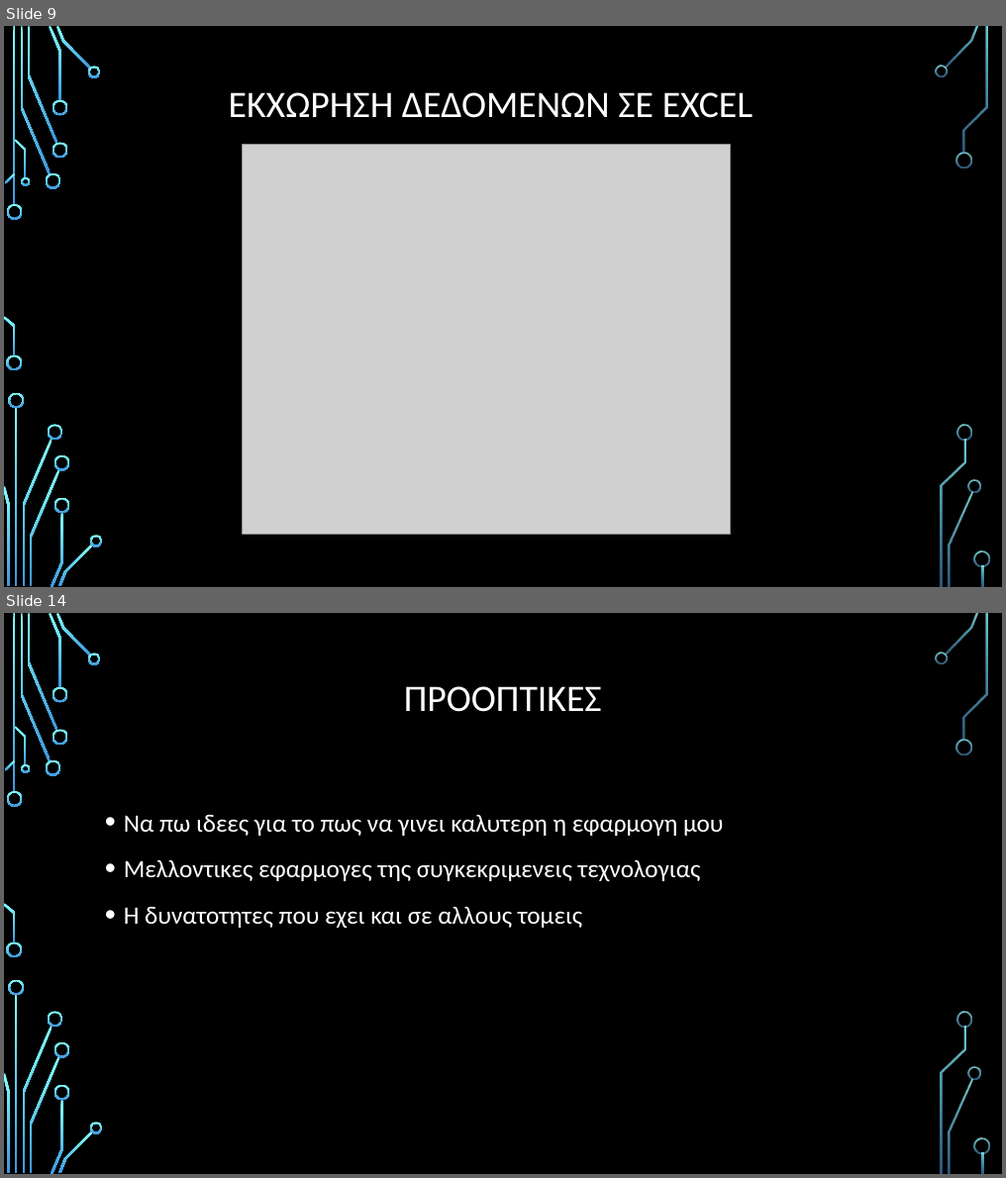
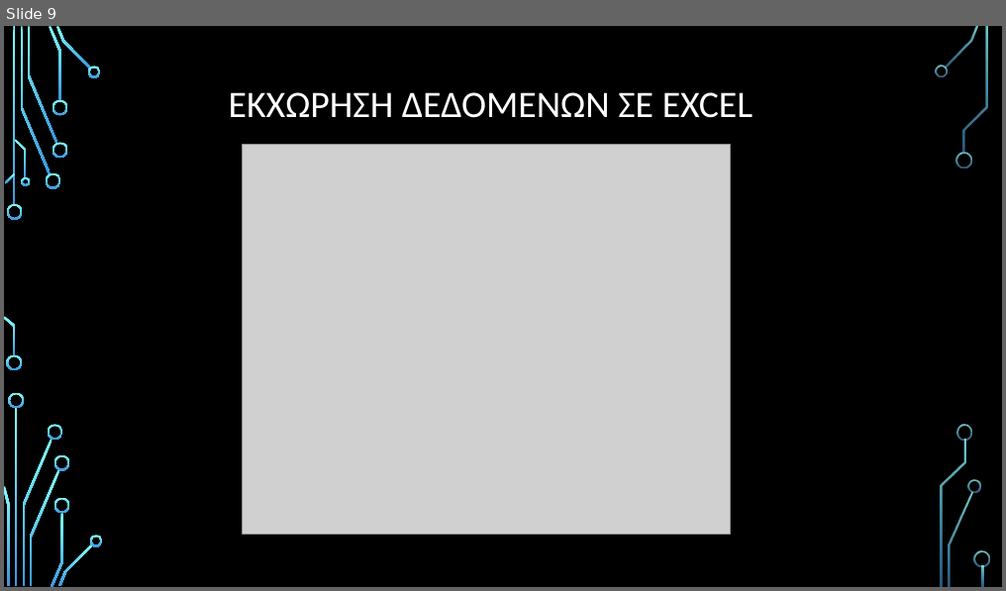
Before and after one commit to johny-kampe/Athletic-Performance-Optimization-Diploma-Thesis, a slide deck: Athletic Performance Optimization.pptx. Shown one above the other, each under a label of ours: slides 9 and 14 before the commit, slide 9 after it; the slides between them are not shown. The pictures are 1006x1178 and 1006x591 pixels, drawn with LibreOffice and Linux fonts; fonts in the diff are those of the drawing; grey boxes stand for pictures; background and template pictures are left out. Boxes give left, top, right and bottom in pixels: in the first picture for what was removed or moved away, otherwise in the second. Text is boxed around its words. In the diff, an @@ line names an element or a change of style, - is before the commit and + after.

```diff
--- a/Athletic Performance Optimization.pptx
+++ b/Athletic Performance Optimization.pptx
@@ slide 14 removed at [4,613,1002,1174], background picture (left out); not listed: 36 template elements that a slide beside it also shows @@
@@ title removed at [404,686,602,712] @@
-ΠΡΟΟΠΤΙΚΕΣ
@@ text removed at [124,815,724,929] @@
-• Να πω ιδεες για το πως να γινει καλυτερη η εφαρμογη μου
-• Μελλοντικες εφαρμογες της συγκεκριμενεις τεχνολογιας
-• Η δυνατοτητες που εχει και σε αλλους τομεις
```
Also in this commit, not shown: 3 slides changed, 6 slides added, 3 other slides removed.
